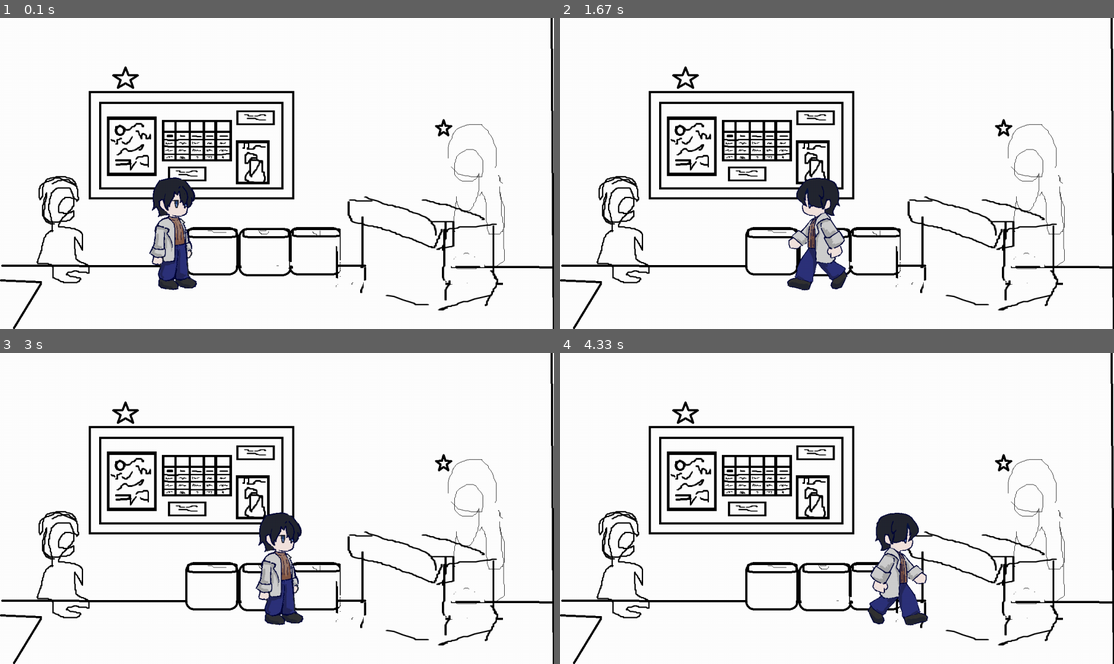
Above: before the commit, frames 1-4 (two rows, left to right).
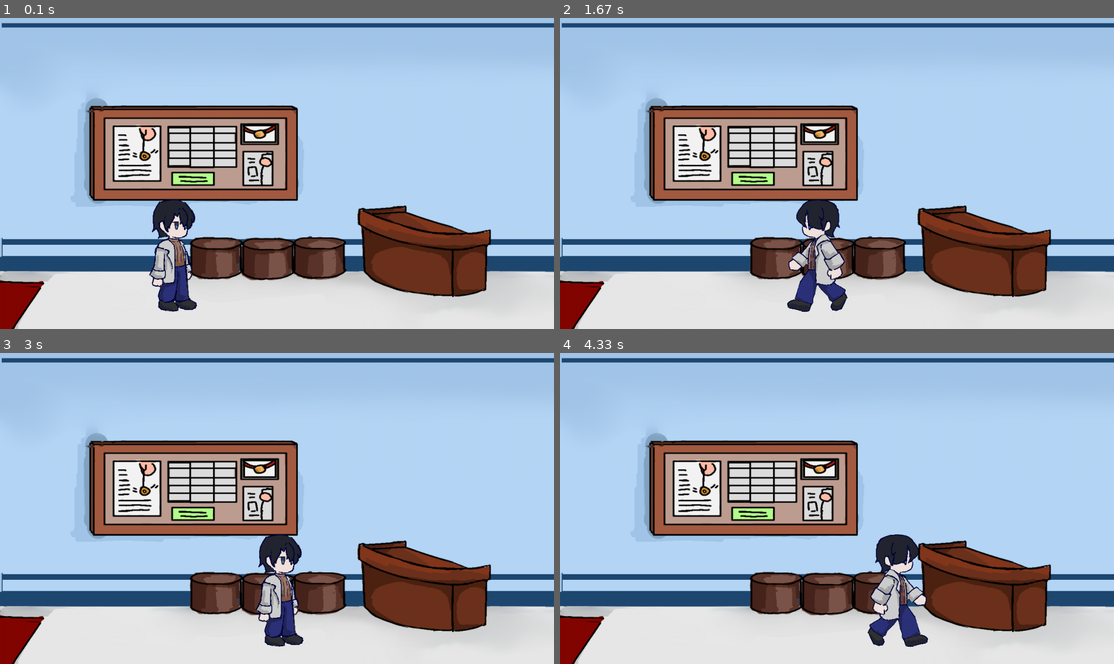
Above: after the commit, the same moments.

Repository: JoyYU271/2510-CSP1123-3-09
Game: pygame game, started from CSP project.py
Same seed, same stepped clock (60 frames per second), same inputs: the game is played once before the commit and once after it.
Inputs:
- Up to frame 1 (0.1 s): no input
- Up to frame 2 (1.67 s): hold Right 0.33-0.8 s; hold Right 0.83-1.3 s; hold Left from 1.33 s (still down)
- Up to frame 3 (3 s): release Left at 1.87 s; hold Left 1.9-2.3 s; hold Right 2.33-2.97 s
- Up to frame 4 (4.33 s): hold Left 3-3.47 s; hold Right 3.5-3.97 s; hold Right from 4 s (still down)

The runs differ from the first frame. In frame 1, 90% of the frame differs, in the area x 0-100%, y 0-100%; in frame 2, 89%; in frame 3, 89%; in frame 4, 89%.

Commit message:
Try set up object interaction

Diff:
--- a/CSP project.py
+++ b/CSP project.py
@@ -31,7 +31,7 @@
         self.camera_rect = pygame.Rect(l,t,w,h)
 
         #background
-        self.ground_surf = pygame.image.load('Entrance halllway sketch.png').convert_alpha()
+        self.ground_surf = pygame.image.load('picture/Maps/Map clinic.png').convert_alpha()
         self.ground_rect = self.ground_surf.get_rect(topleft = (0,0))
 
     def center_target_camera(self,target):
@@ -130,6 +130,18 @@
     def draw(self, screen):
         screen.blit(pygame.transform.flip(self.image, self.flip, False), self.rect)
 
+
+class Item(pygame.sprite.Sprite):
+    def __init__(self, x, y):
+       super().__init__()
+       self.image = pygame.image.load('table.png').convert_alpha()
+       self.rect = self.image.get_rect()
+       self.rect.topleft = (x, y) #set position here
+       self.flip = False #so CameraGroup won't flip items with player
+
+    def draw(self, screen):
+       screen.blit(self.image,self.rect)
+
 #class UIElement:
     #def __init__(self, image_path, base_pos):
     #    self.original_image = pygame.image.load(image_path).convert_alpha()
@@ -151,8 +163,12 @@
 # Init camera group
 camera_group = CameraGroup()
 
+#Init objects?
+object_interaction = Item(813, 397)
+camera_group.add(object_interaction)
+
 # Create player and add to camera group
-player = Doctor(x=400, y=500, speed=4.5)
+player = Doctor(x=400, y=550, speed=4.5)
 camera_group.add(player)
 
 # Game loop
@@ -180,6 +196,9 @@
     # Camera draw handles background + all sprites
     camera_group.custom_draw(player)
 
+    # Update item/object?
+    #object_interaction.draw(screen)
+
     # Update display
     pygame.display.update()
     clock.tick(60)
Binary file added: picture/Maps/Map clinic.png
Binary file added: table.png
